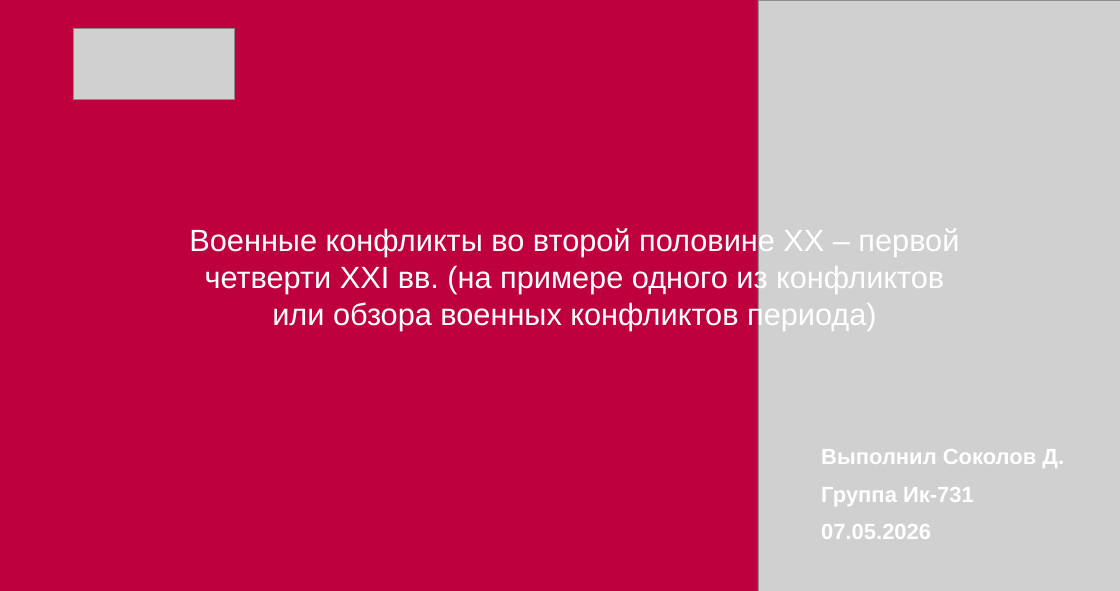
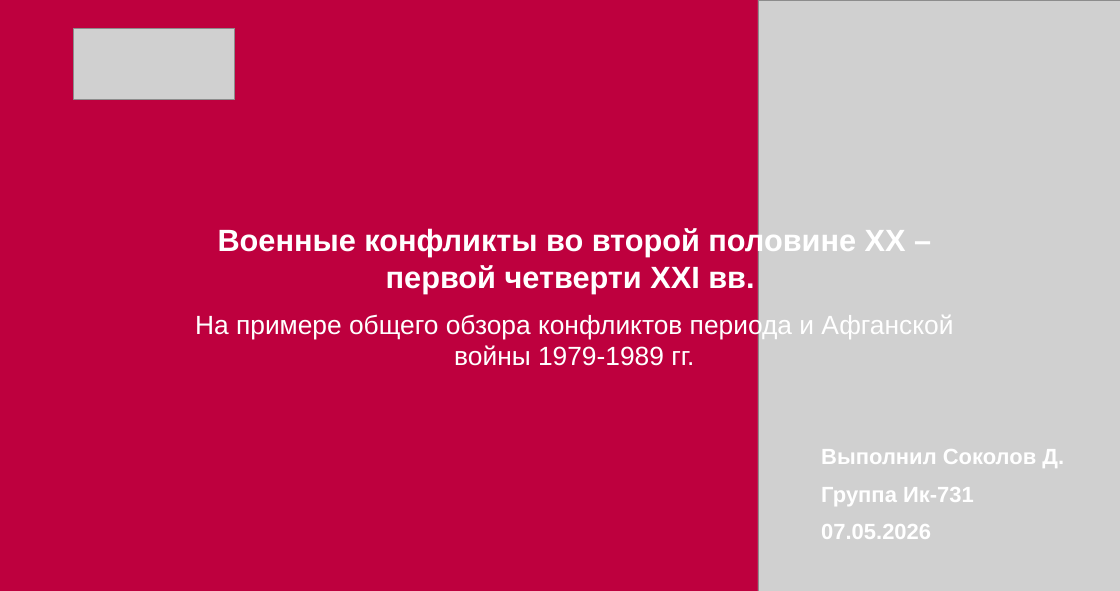
Before and after one commit to DmitriySokolov2023/study-summer-2026, a slide deck: slide 1 of 7 Основы национальной безопасности (Шехмаметьева Венера Алимовна)/Соколов Ик-731.pptx. Drawn at 1120x591 pixels with LibreOffice and Linux fonts; fonts in the diff are those of the drawing; grey boxes stand for pictures. Boxes give left, top, right and bottom in pixels: in the first picture for what was removed or moved away, otherwise in the second. Text is boxed around its words. In the diff, an @@ line names an element or a change of style, - is before the commit and + after.

```diff
--- a/7 Основы национальной безопасности (Шехмаметьева Венера Алимовна)/Соколов Ик-731.pptx
+++ b/7 Основы национальной безопасности (Шехмаметьева Венера Алимовна)/Соколов Ик-731.pptx
@@ text at (195,227,953,366): text changed; size 28 to 24 pt @@
-Военные конфликты во второй половине XX – первой четверти XXI вв. (на примере одного из конфликтов или обзора военных конфликтов периода)
+Военные конфликты во второй половине XX – первой четверти XXI вв.
+На примере общего обзора конфликтов периода и Афганской войны 1979-1989 гг.
```
Also in this commit, not shown: 16 slides added, 6 slides removed, 1 other file.
